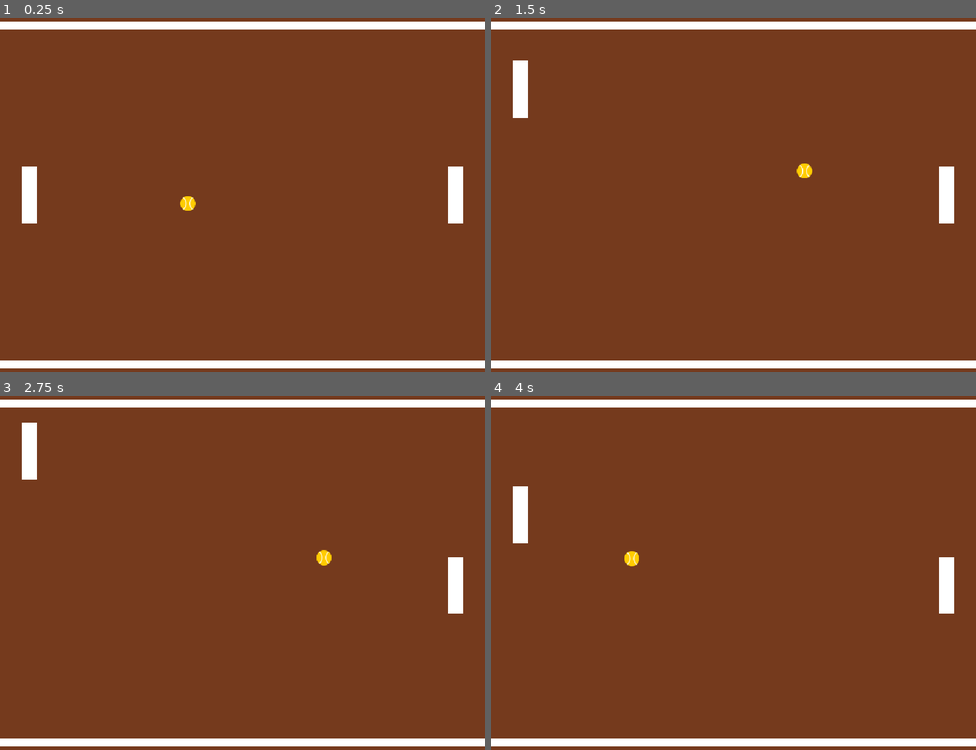
Above: before the commit, frames 1-4 (two rows, left to right).
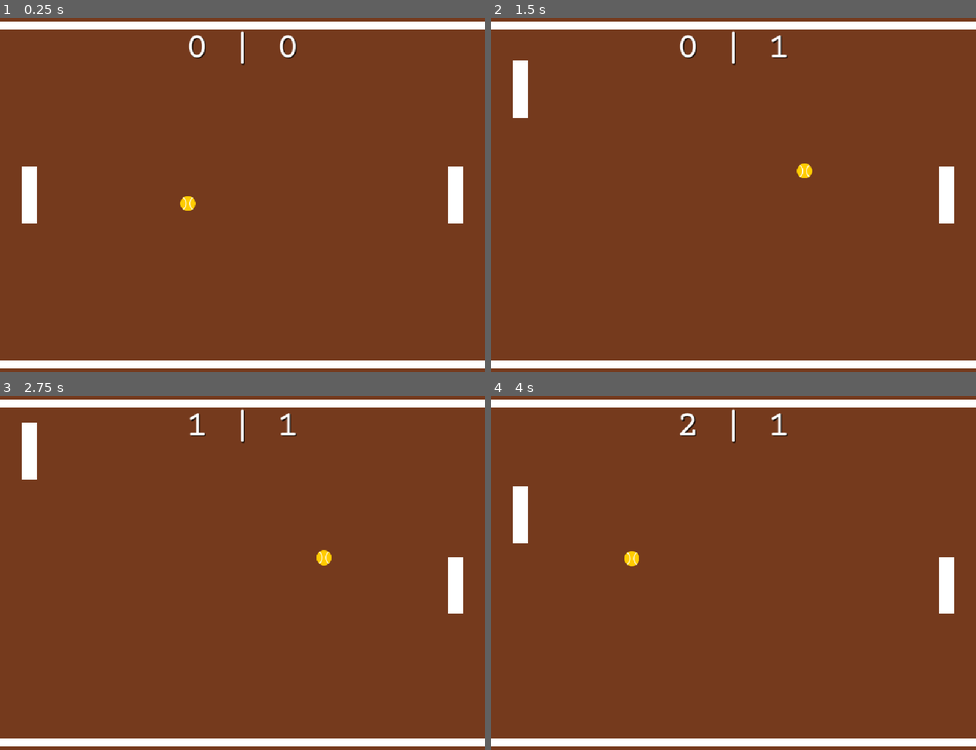
Above: after the commit, the same moments.

Repository: stur86/The20GamesChallenge
Game: Godot game, scene res://play_scene.tscn
Two runs of this game, one before a commit and one after it. Both use one fixed random seed, a clock stepped at 60 frames per second and the inputs below.
Inputs:
- Up to frame 1 (0.25 s): no input
- Up to frame 2 (1.5 s): hold W (Player1_Up) 0.53-1.28 s; tap Down (Player2_Down) at 0.6 s; hold S (Player1_Down) from 1.28 s (still down); tap Up (Player2_Up) at 1.35 s
- Up to frame 3 (2.75 s): release S (Player1_Down) at 2.03 s; hold W (Player1_Up) from 2.03 s (still down); tap Down (Player2_Down) at 2.1 s
- Up to frame 4 (4 s): tap Up (Player2_Up) at 2.85 s; release W (Player1_Up) at 3.53 s; hold S (Player1_Down) from 3.53 s (still down); tap Down (Player2_Down) at 3.6 s

The runs differ from the first frame. In frame 1, 0.3% of the frame differs, in the area x 38-62%, y 3-14%; in frame 2, 0.3%; in frame 3, 0.3%; in frame 4, 0.3%.

Commit message:
Added fonts, set up score label and signals to update it

Diff:
--- a/01-pong/ball.gd
+++ b/01-pong/ball.gd
@@ -32,5 +32,14 @@
 
 
 func _on_visible_on_screen_notifier_2d_screen_exited() -> void:
-	# We're out of the screen, reset
+	# We're out of the screen, update score and reset
+	# Where are we?
+	var x = global_position.x
+	var scoring_player: Referee.Player
+	if x < 0:
+		# Player 2 scored
+		scoring_player = Referee.Player.Player2
+	else:
+		scoring_player = Referee.Player.Player1
+	Referee.update_score(scoring_player)
 	reset()
--- a/01-pong/human_controller.gd
+++ b/01-pong/human_controller.gd
@@ -1,7 +1,6 @@
 extends Node2D
 
-enum Player {Player1, Player2}
-@export var player: Player = Player.Player1
+@export var player: Referee.Player = Referee.Player.Player1
 
 var up_code: String
 var down_code: String
@@ -10,7 +9,7 @@
 	set_process_input(true)
 
 func _enter_tree() -> void:
-	if player == Player.Player1:
+	if player == Referee.Player.Player1:
 		up_code = "Player1_Up"
 		down_code = "Player1_Down"
 	else:
--- a/01-pong/play_scene.tscn
+++ b/01-pong/play_scene.tscn
@@ -1,9 +1,11 @@
-[gd_scene load_steps=14 format=3 uid="uid://degn05187kmo0"]
+[gd_scene load_steps=17 format=3 uid="uid://degn05187kmo0"]
 
 [ext_resource type="Script" uid="uid://cdqocq3uugqer" path="res://paddle.gd" id="1_memhf"]
 [ext_resource type="PackedScene" uid="uid://d5r30xs0try7" path="res://human_controller.tscn" id="2_0tbyp"]
 [ext_resource type="Texture2D" uid="uid://to4x5unbxmit" path="res://ball.svg" id="3_1p5oe"]
 [ext_resource type="Script" uid="uid://fquha34l6vco" path="res://ball.gd" id="3_a0jw4"]
+[ext_resource type="FontFile" uid="uid://de0sx27mcnrht" path="res://Courier_Prime/CourierPrime-Regular.ttf" id="5_5i074"]
+[ext_resource type="Script" uid="uid://dxe8iickg1q6s" path="res://score_label.gd" id="6_5uqcj"]
 
 [sub_resource type="Gradient" id="Gradient_gl7u2"]
 interpolation_mode = 2
@@ -40,79 +42,107 @@
 [sub_resource type="CircleShape2D" id="CircleShape2D_1p5oe"]
 radius = 16.0
 
+[sub_resource type="LabelSettings" id="LabelSettings_5uqcj"]
+font = ExtResource("5_5i074")
+font_size = 80
+shadow_size = 2
+shadow_color = Color(0, 0, 0, 0.78431374)
+shadow_offset = Vector2(2, 2)
+
 [node name="PlayScene" type="Node2D"]
 
-[node name="Background" type="Sprite2D" parent="."]
+[node name="GameElements" type="Node2D" parent="."]
+
+[node name="Background" type="Sprite2D" parent="GameElements"]
 texture_filter = 1
 texture = SubResource("GradientTexture2D_memhf")
 
-[node name="Camera2D" type="Camera2D" parent="."]
+[node name="Camera2D" type="Camera2D" parent="GameElements"]
 
-[node name="PaddleLeft" type="AnimatableBody2D" parent="."]
+[node name="PaddleLeft" type="AnimatableBody2D" parent="GameElements"]
 position = Vector2(-450, 0)
 script = ExtResource("1_memhf")
 
-[node name="Sprite2D" type="Sprite2D" parent="PaddleLeft"]
+[node name="Sprite2D" type="Sprite2D" parent="GameElements/PaddleLeft"]
 scale = Vector2(1, 120)
 texture = SubResource("GradientTexture1D_a0jw4")
 
-[node name="CollisionShape2D" type="CollisionShape2D" parent="PaddleLeft"]
+[node name="CollisionShape2D" type="CollisionShape2D" parent="GameElements/PaddleLeft"]
 position = Vector2(15, 0)
 shape = SubResource("SegmentShape2D_1p5oe")
 
-[node name="HumanController" parent="PaddleLeft" instance=ExtResource("2_0tbyp")]
+[node name="HumanController" parent="GameElements/PaddleLeft" instance=ExtResource("2_0tbyp")]
 
-[node name="PaddleRight" type="AnimatableBody2D" parent="."]
+[node name="PaddleRight" type="AnimatableBody2D" parent="GameElements"]
 position = Vector2(450, 0)
 script = ExtResource("1_memhf")
 
-[node name="Sprite2D" type="Sprite2D" parent="PaddleRight"]
+[node name="Sprite2D" type="Sprite2D" parent="GameElements/PaddleRight"]
 rotation = -3.1415925
 scale = Vector2(1, 120)
 texture = SubResource("GradientTexture1D_a0jw4")
 
-[node name="CollisionShape2D" type="CollisionShape2D" parent="PaddleRight"]
+[node name="CollisionShape2D" type="CollisionShape2D" parent="GameElements/PaddleRight"]
 position = Vector2(-15, 0)
 shape = SubResource("SegmentShape2D_a0jw4")
 
-[node name="HumanController" parent="PaddleRight" instance=ExtResource("2_0tbyp")]
+[node name="HumanController" parent="GameElements/PaddleRight" instance=ExtResource("2_0tbyp")]
 player = 1
 
-[node name="BorderUp" type="StaticBody2D" parent="."]
+[node name="BorderUp" type="StaticBody2D" parent="GameElements"]
 unique_name_in_owner = true
 position = Vector2(0, -350)
 
-[node name="Sprite2D" type="Sprite2D" parent="BorderUp"]
+[node name="Sprite2D" type="Sprite2D" parent="GameElements/BorderUp"]
 scale = Vector2(32, 16)
 texture = SubResource("GradientTexture1D_a0jw4")
 offset = Vector2(0, -0.5)
 
-[node name="CollisionShape2D" type="CollisionShape2D" parent="BorderUp"]
+[node name="CollisionShape2D" type="CollisionShape2D" parent="GameElements/BorderUp"]
 shape = SubResource("WorldBoundaryShape2D_1p5oe")
 
-[node name="BorderDown" type="StaticBody2D" parent="."]
+[node name="BorderDown" type="StaticBody2D" parent="GameElements"]
 unique_name_in_owner = true
 position = Vector2(0, 350)
 
-[node name="Sprite2D" type="Sprite2D" parent="BorderDown"]
+[node name="Sprite2D" type="Sprite2D" parent="GameElements/BorderDown"]
 scale = Vector2(32, 16)
 texture = SubResource("GradientTexture1D_a0jw4")
 offset = Vector2(0, 0.5)
 
-[node name="CollisionShape2D" type="CollisionShape2D" parent="BorderDown"]
+[node name="CollisionShape2D" type="CollisionShape2D" parent="GameElements/BorderDown"]
 shape = SubResource("WorldBoundaryShape2D_0tbyp")
 
-[node name="Ball" type="CharacterBody2D" parent="."]
+[node name="Ball" type="CharacterBody2D" parent="GameElements"]
 motion_mode = 1
 script = ExtResource("3_a0jw4")
 
-[node name="Sprite2D" type="Sprite2D" parent="Ball"]
+[node name="Sprite2D" type="Sprite2D" parent="GameElements/Ball"]
 texture = ExtResource("3_1p5oe")
 
-[node name="CollisionShape2D" type="CollisionShape2D" parent="Ball"]
+[node name="CollisionShape2D" type="CollisionShape2D" parent="GameElements/Ball"]
 shape = SubResource("CircleShape2D_1p5oe")
 
-[node name="VisibleOnScreenNotifier2D" type="VisibleOnScreenNotifier2D" parent="Ball"]
+[node name="VisibleOnScreenNotifier2D" type="VisibleOnScreenNotifier2D" parent="GameElements/Ball"]
 rect = Rect2(-50, -50, 100, 100)
 
-[connection signal="screen_exited" from="Ball/VisibleOnScreenNotifier2D" to="Ball" method="_on_visible_on_screen_notifier_2d_screen_exited"]
+[node name="GUI" type="CanvasLayer" parent="."]
+
+[node name="MarginContainer" type="MarginContainer" parent="GUI"]
+anchors_preset = 10
+anchor_right = 1.0
+grow_horizontal = 2
+theme_override_constants/margin_top = 30
+
+[node name="CenterContainer" type="CenterContainer" parent="GUI/MarginContainer"]
+layout_mode = 2
+
+[node name="ScoreLabel" type="Label" parent="GUI/MarginContainer/CenterContainer"]
+custom_minimum_size = Vector2(400, 0)
+layout_mode = 2
+text = "0 | 0"
+label_settings = SubResource("LabelSettings_5uqcj")
+horizontal_alignment = 1
+script = ExtResource("6_5uqcj")
+
+[connection signal="screen_exited" from="GameElements/Ball/VisibleOnScreenNotifier2D" to="GameElements/Ball" method="_on_visible_on_screen_notifier_2d_screen_exited"]
--- a/01-pong/project.godot
+++ b/01-pong/project.godot
@@ -10,9 +10,13 @@
 
 [application]
 
-config/name="20 Games Challenge - Pong"
+config/name="20 Games Challenge - 01 - Pong"
 run/main_scene="uid://degn05187kmo0"
 config/features=PackedStringArray("4.5", "GL Compatibility")
+
+[autoload]
+
+Referee="*res://referee.gd"
 
 [display]
 
--- /dev/null
+++ b/01-pong/referee.gd
@@ -0,0 +1,25 @@
+extends Node
+
+const max_score: int = 5
+enum Player {Player1, Player2}
+var score: Dictionary[Player, int] = {
+	Player.Player1: 0,
+	Player.Player2: 0
+}
+signal  score_updated
+
+func reset_score():
+	score[Player.Player1] = 0
+	score[Player.Player2] = 0
+	score_updated.emit(score)
+
+func update_score(player: Player):
+	var new_score = score[player] + 1
+	score[player] = new_score
+	score_updated.emit(score)
+	if new_score == max_score:
+		declare_win(player)
+
+func declare_win(player: Player) -> void:
+	print("Player ", player, " wins")
+	reset_score()
--- /dev/null
+++ b/01-pong/score_label.gd
@@ -0,0 +1,11 @@
+extends Label
+
+func _enter_tree() -> void:
+	# Subscribe to the signal
+	Referee.score_updated.connect(update_score)
+
+func _exit_tree() -> void:
+	Referee.score_updated.disconnect(update_score)
+
+func update_score(score: Dictionary[Referee.Player, int]) -> void:
+	text = str(score[Referee.Player.Player1]) + " | " + str(score[Referee.Player.Player2])
Binary file added: 01-pong/Courier_Prime/CourierPrime-Bold.ttf
Not shown, added: 01-pong/Courier_Prime/CourierPrime-Bold.ttf.import
Binary file added: 01-pong/Courier_Prime/CourierPrime-BoldItalic.ttf
Not shown, added: 01-pong/Courier_Prime/CourierPrime-BoldItalic.ttf.import
Binary file added: 01-pong/Courier_Prime/CourierPrime-Italic.ttf
Not shown, added: 01-pong/Courier_Prime/CourierPrime-Italic.ttf.import
Binary file added: 01-pong/Courier_Prime/CourierPrime-Regular.ttf
Not shown, added: 01-pong/Courier_Prime/CourierPrime-Regular.ttf.import
Not shown, added: 01-pong/Courier_Prime/OFL.txt
Not shown, added: 01-pong/referee.gd.uid
Not shown, added: 01-pong/score_label.gd.uid
